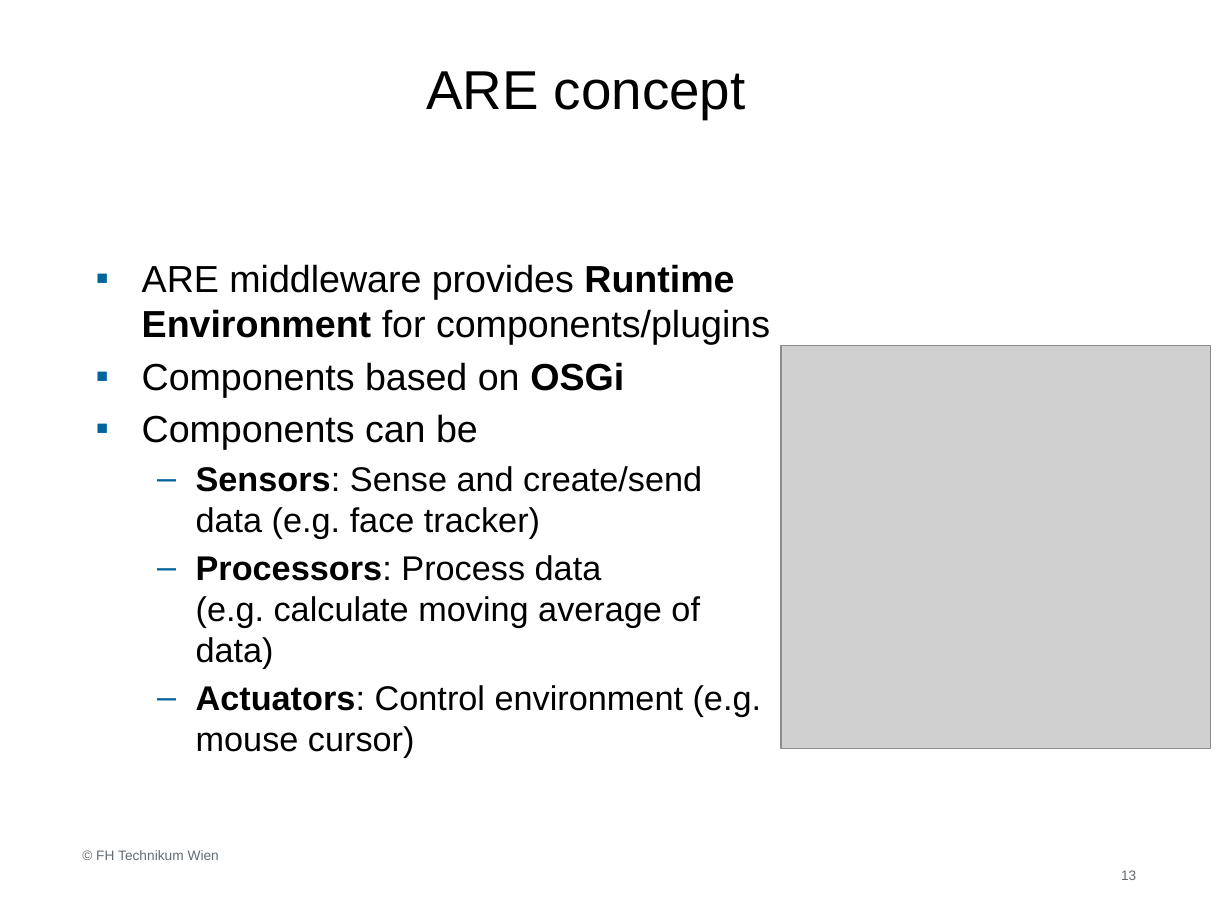
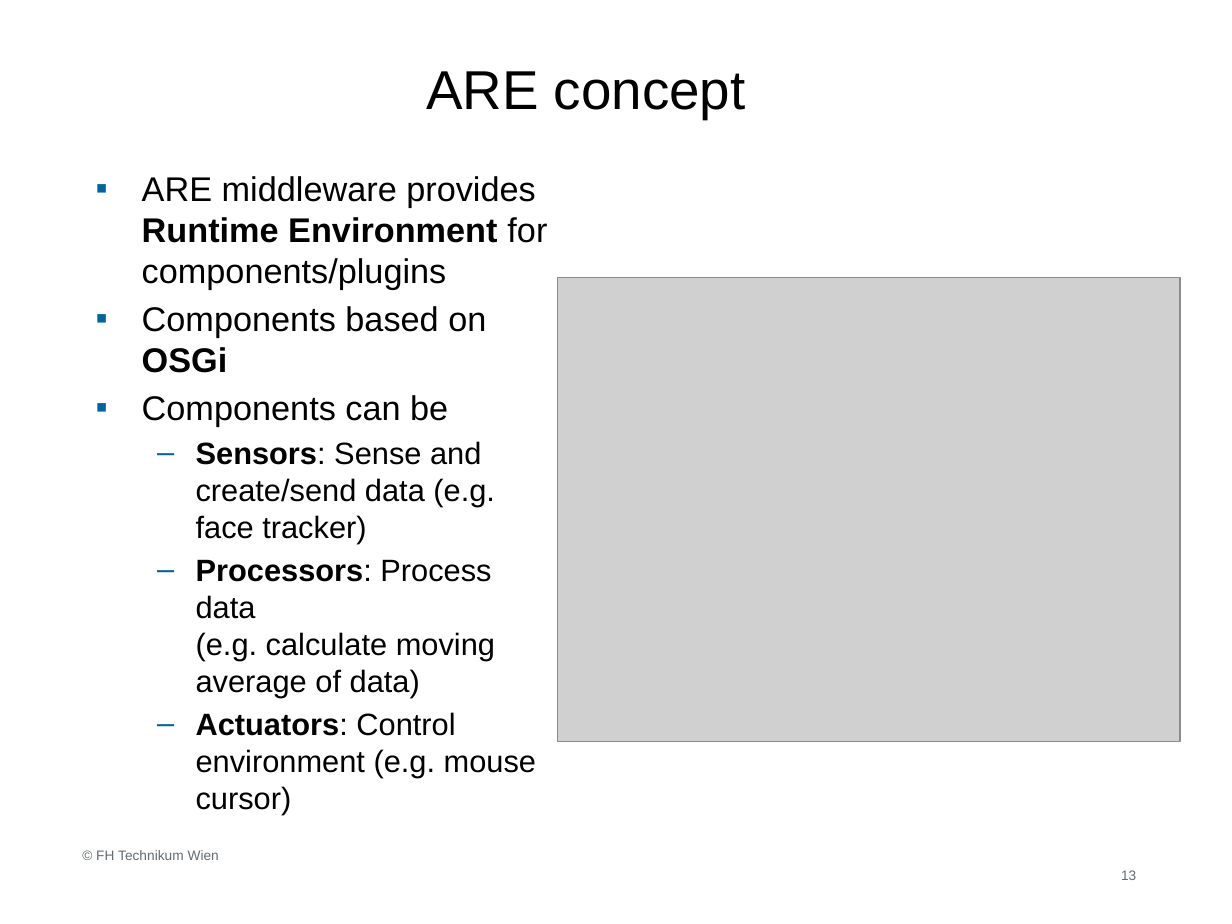
Before and after one commit to asterics/AsTeRICS, a slide deck: slide 13 of Documentation/AsTeRICS Plugin Development.pptx. Drawn at 1232x924 pixels with LibreOffice and Linux fonts; fonts in the diff are those of the drawing; grey boxes stand for pictures; background and template pictures are left out. Boxes give left, top, right and bottom in pixels: in the first picture for what was removed or moved away, otherwise in the second. Text is boxed around its words. In the diff, an @@ line names an element or a change of style, - is before the commit and + after.

Commit message:
updated slides for Plugin development for Asterics 3.0
[x] Use ant run-debugs instead of start_debug.bat to start ARE.
[x] added slide for ResourceRegistry

```diff
--- a/Documentation/AsTeRICS Plugin Development.pptx
+++ b/Documentation/AsTeRICS Plugin Development.pptx
@@ text "ARE middleware provides Runtime Environment ..." moved from (x1=142, y1=264, x2=770, y2=758) to (x1=142, y1=176, x2=547, y2=815) @@
@@ text "ARE middleware provides Runtime Environment ..." at (x1=142, y1=176, x2=547, y2=815): size 22 to 20 pt in "ARE middleware provides Runtime Environment for components/p ...", "Components based on OSGi", "Components can be"; size 20 to 18 pt in "Sensors: Sense and create/send data (e.g. face ...", "Processors: Process data (e.g. calculate moving average ...", "Actuators: Control environment (e.g. mouse cursor)" @@
@@ picture resized from (x1=781, y1=346, x2=1211, y2=749) to (x1=558, y1=277, x2=1180, y2=740) @@
```
Also in this commit, not shown: 9 other slides changed, 1 slide added, 1 other file.
